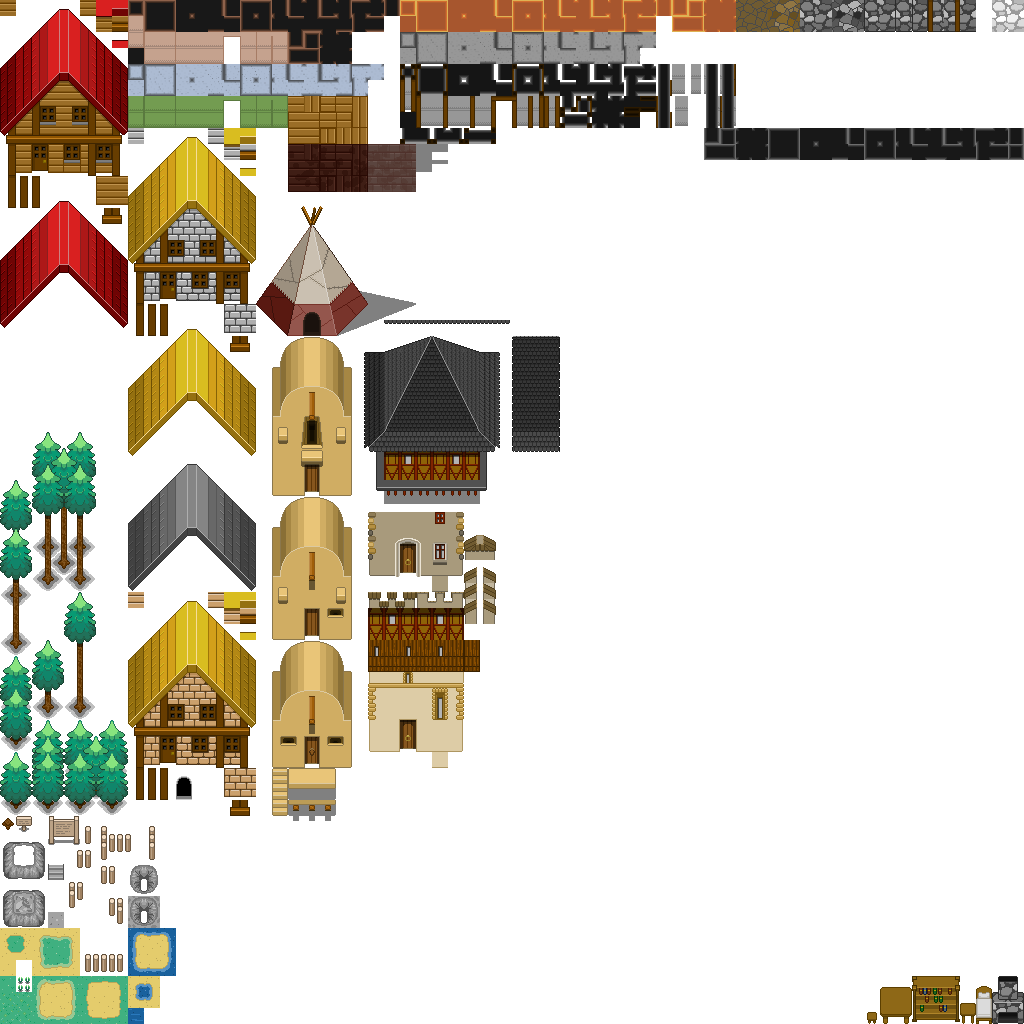
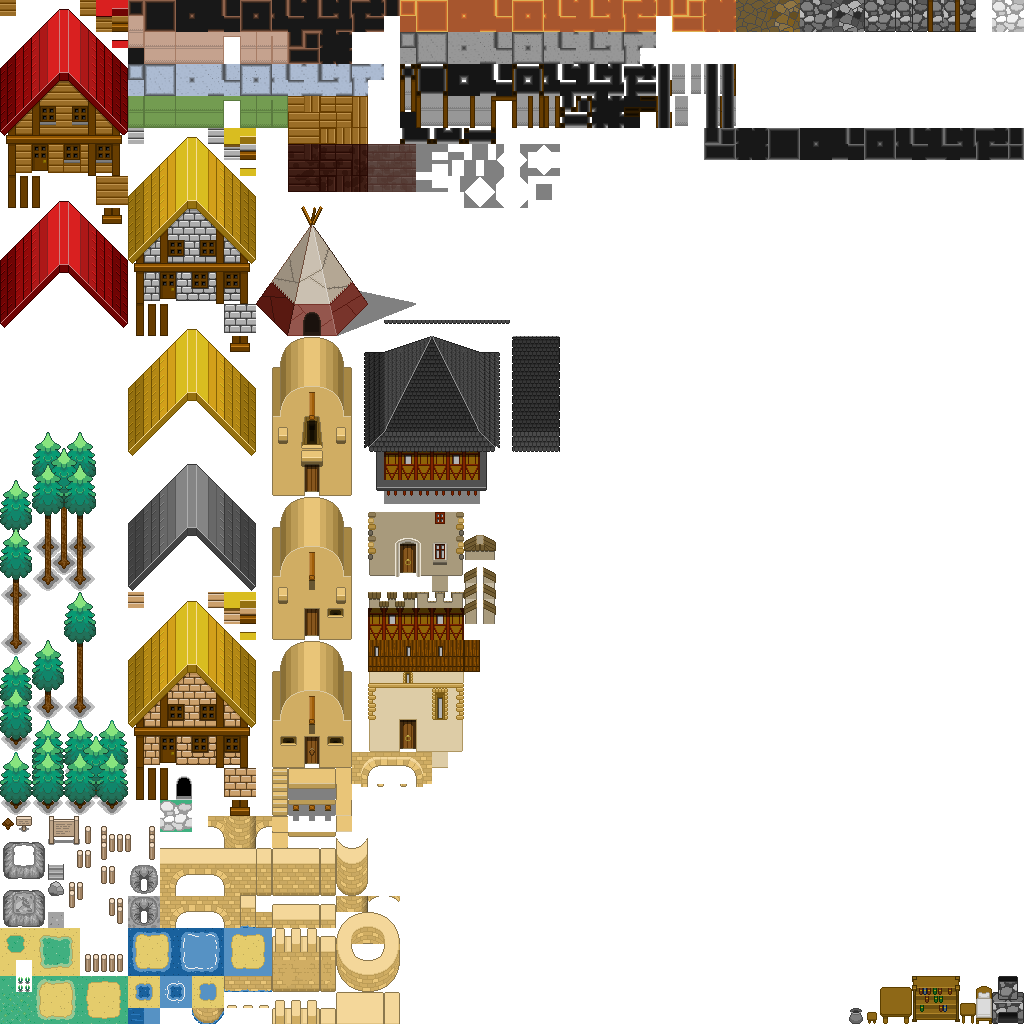
Before/after of a (1024, 1024) layered artwork. What changed in the layer stack:
hid "Ebene", painted on it over (336, 756, 424, 800)
painted on "Hintergrund" over (48, 144, 863, 1024)
